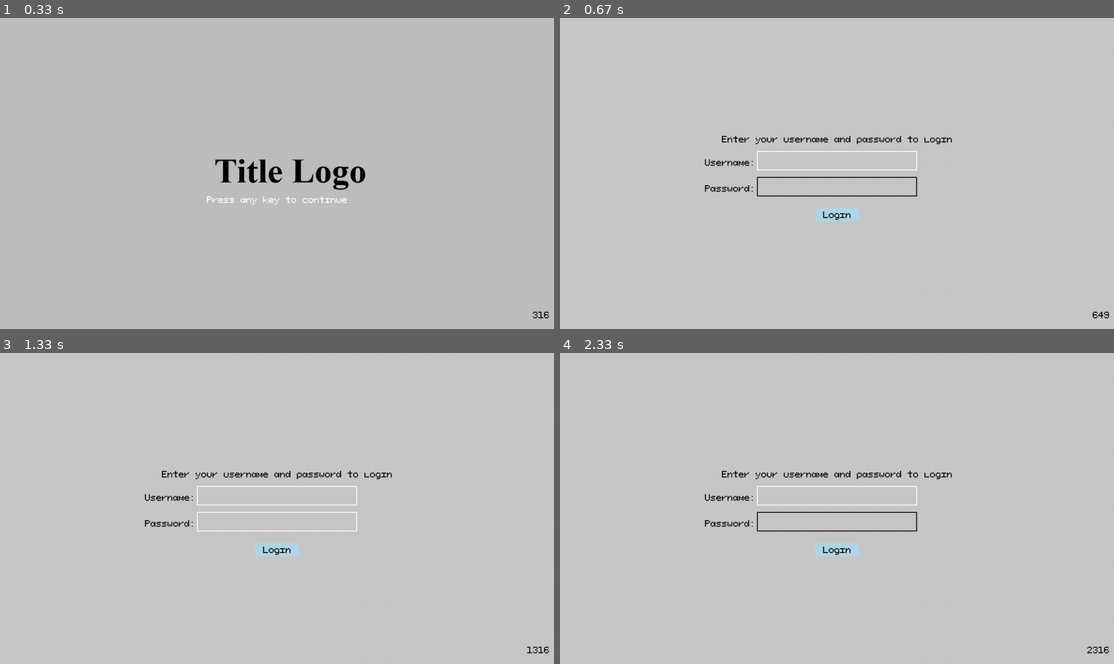
Above: before the commit, frames 1-4 (two rows, left to right).
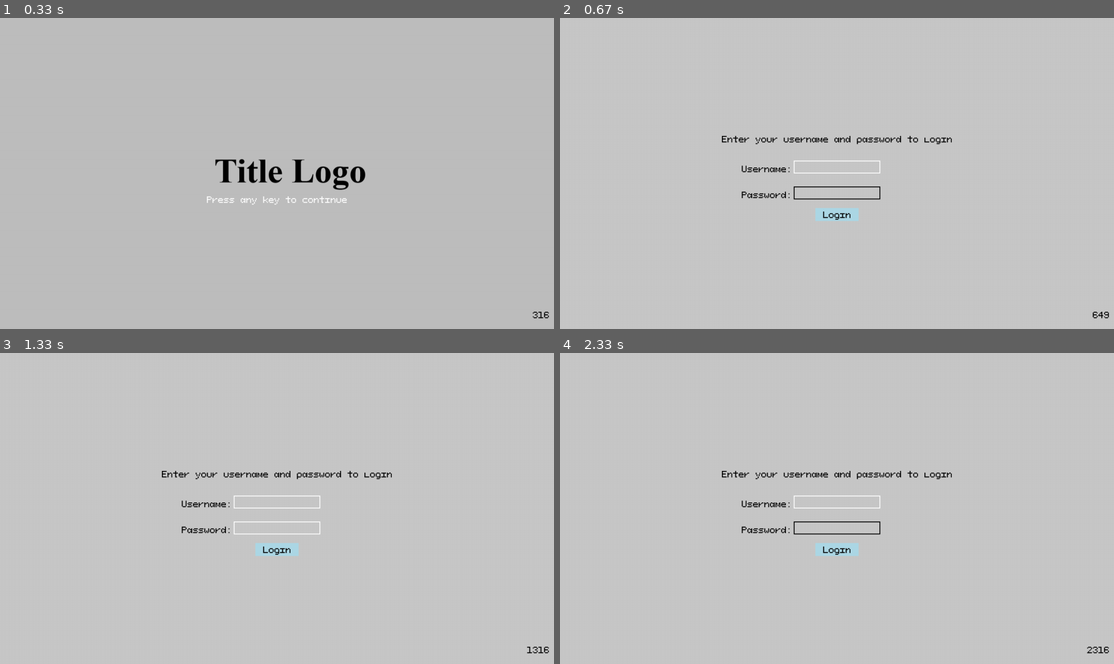
Above: after the commit, the same moments.

Repository: noorgme/AWS-FPGA-PyGame-Cloud-Embedded-System-Project
Game: pygame game, started from src/main.py
Two runs of this game, one before a commit and one after it. Both use one fixed random seed, a clock stepped at 60 frames per second and the inputs below.
Inputs (mouse positions are in pixels of both pictures, inside the frame that each line leads up to):
- Up to frame 1 (0.33 s): no input
- Up to frame 2 (0.67 s): hold Backspace from 0.33 s (still down); move the mouse to (814, 185) at 0.37 s
- Up to frame 3 (1.33 s): release Backspace at 0.8 s; press the mouse at (277, 502) at 0.87 s; move the mouse to (177, 548) at 0.97 s; release the mouse at (83, 598) at 1.1 s; hold Backspace from 1.17 s (still down)
- Up to frame 4 (2.33 s): release Backspace at 1.63 s; click (803, 524) at 2.22 s

Frame 1 is identical in both runs. In frame 2, 1.1% of the frame differs, in the area x 26-65%, y 42-59%; in frame 3, 0.8%; in frame 4, 1.1%.

Commit message:
Added username and password text inputs (max 14 chars)

Diff:
--- a/src/main.py
+++ b/src/main.py
@@ -75,6 +75,9 @@
     username_label = font1.render("Username:", True, black)
     password_label = font1.render("Password:", True, black)
 
+    # Define input boxes
+    username_input_rect = pg.Rect(screenWidth // 2 - 100, screenHeight // 2 - 30, 200, 30)
+    password_input_rect = pg.Rect(screenWidth // 2 - 100, screenHeight // 2 + 30, 200, 30)
 
     # Define login button
     login_button_rect = pg.Rect(screenWidth // 2 - 50, screenHeight // 2 + 80, 100, 30)
@@ -89,16 +92,12 @@
     # Set default values for username and password
     username = ""
     password = ""
-    userText = font1.render(username, True, black)
-    passText = font1.render(password, True, black)
-    username_input_rect = userText.get_rect()
-    username_input_rect.center = (screenWidth // 2, screenHeight // 2 - 30) # Set center coordinates
-    password_input_rect = passText.get_rect()
-    password_input_rect.center = (screenWidth // 2, screenHeight // 2+30) # Set center coordinates
-
-# Create white outline rects
-    userOutlineRect = username_input_rect.inflate(370, 20) # Inflate rect by 10 pixels on all sides
-    passOutlineRect = password_input_rect.inflate(370, 20) # Inflate rect by 10 pixels on all sides
+    usertext = font1.render(username, True, black)
+    passtext = font1.render(password, True, black)
+    usernameHovered = False
+    usernameSelected = False
+    pwHovered = False
+    pwSelected = False
 
 
     while True:
@@ -111,14 +110,55 @@
             if event.type == pg.QUIT:
                 pg.quit()
                 exit()
-            if event.type == pg.MOUSEMOTION:
-                if userOutlineRect.collidepoint(pg.mouse.get_pos()):
+            elif event.type == pg.MOUSEMOTION:
+                if username_input_rect.collidepoint(pg.mouse.get_pos()):
                     hoverColourUser = black
-                elif passOutlineRect.collidepoint(pg.mouse.get_pos()):
+                    usernameHovered = True
+
+                else:
+                    usernameHovered = False
+                    if (usernameSelected):
+                        hoverColourUser = black
+
+                if password_input_rect.collidepoint(pg.mouse.get_pos()):
                     hoverColourPW = black
+                    pwHovered = True
+                else:
+                    pwHovered = False
+                    if (pwSelected):
+                        hoverColourPW = black
+                    else:
+                        hoverColourPW = white
+
+            elif event.type == pg.MOUSEBUTTONUP:
+                if (usernameHovered):
+                    usernameSelected = True
                 else:
                     hoverColourUser = white
-                    hoverColourPW = white
+                    usernameSelected = False
+
+                if (pwHovered):
+                    pwSelected = True
+                else:
+                    hoverColourUser = white
+                    pwSelected = False
+            elif event.type == pg.KEYDOWN:
+                if (usernameSelected):
+                    if event.unicode.isalnum():
+                        if len(username) < 14:
+                            username += event.unicode
+                            usertext = font1.render(username, True, black)
+                    elif event.key == pg.K_BACKSPACE:
+                        username = username[:len(username)-1]
+                        usertext = font1.render(username, True, black)
+                elif (pwSelected):
+                    if event.unicode.isalnum():
+                        if len(password) < 14:
+                            password += event.unicode
+                            passtext = font1.render(password, True, black)
+                    elif event.key == pg.K_BACKSPACE:
+                        password = username[:len(username)-1]
+                        passtext = font1.render(username, True, black)
 
 
 
@@ -127,12 +167,12 @@
         screen.fill(light_grey)
 
         # Draw the username and password labels
-        screen.blit(username_label, (userOutlineRect.left - 120, userOutlineRect.centery - 8))
-        screen.blit(password_label, (passOutlineRect.left - 120,passOutlineRect.centery - 8))
+        screen.blit(username_label, (username_input_rect.left - 120, username_input_rect.centery - 8))
+        screen.blit(password_label, (password_input_rect.left - 120, password_input_rect.centery - 8))
 
         # Draw the username and password input boxes
-        pg.draw.rect(screen, hoverColourUser, userOutlineRect, 2)
-        pg.draw.rect(screen, hoverColourPW, passOutlineRect, 2)
+        pg.draw.rect(screen, hoverColourUser, username_input_rect, 2)
+        pg.draw.rect(screen, hoverColourPW, password_input_rect, 2)
 
          # Draw the login button
         pg.draw.rect(screen, "lightblue", login_button_rect)
@@ -140,7 +180,8 @@
 
         # Draw the instructions
         screen.blit(instructions, instructions_rect)
-
+        screen.blit(usertext,  (username_input_rect.left+8, username_input_rect.centery-13))
+        screen.blit(passtext,  (username_input_rect.left+8, username_input_rect.centery+47))
         #blit framerate
         screen.blit(framerate, framerect)
 
